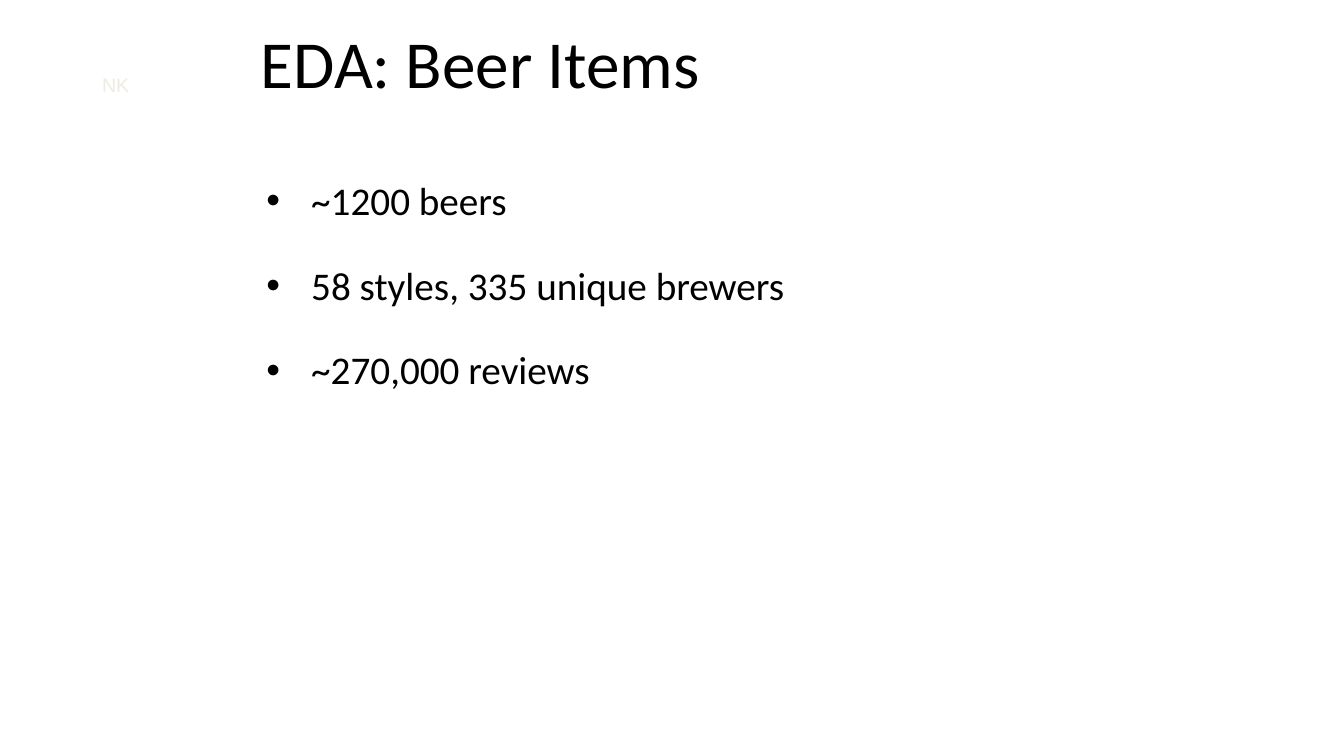
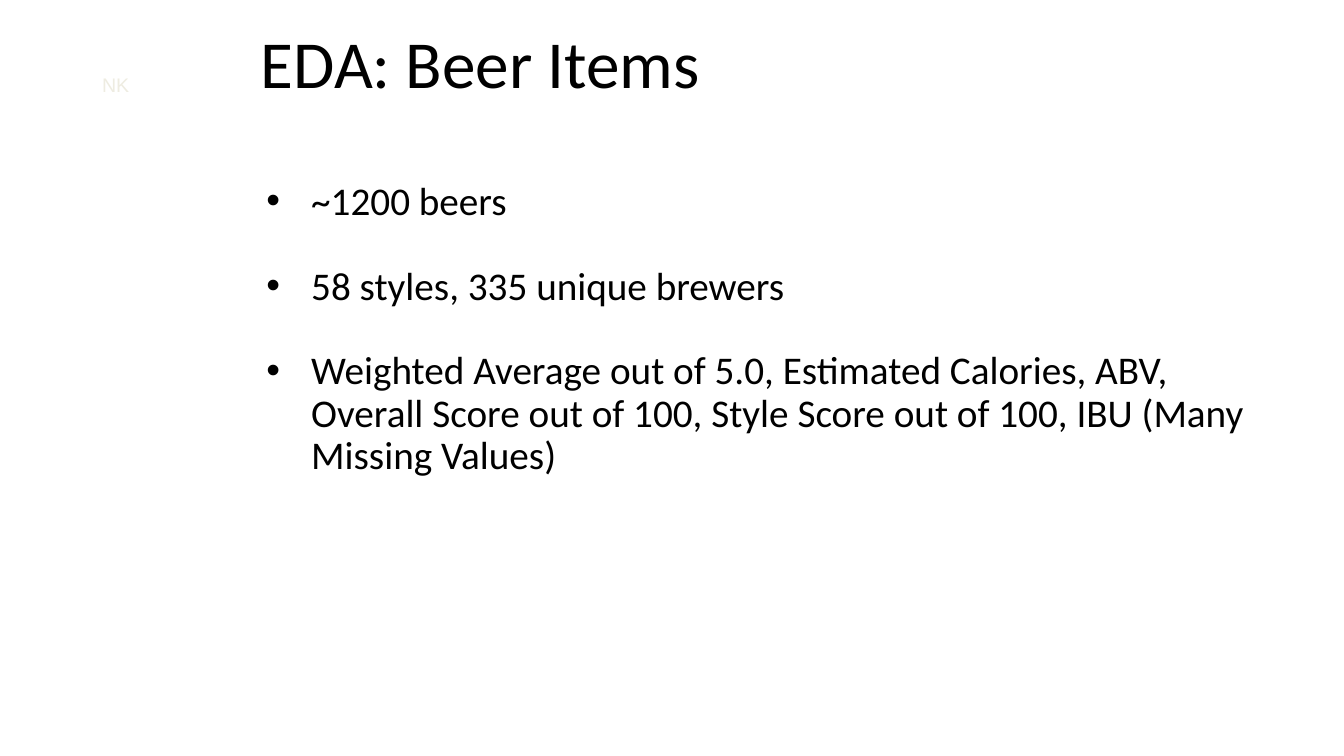
Before and after one commit to nycdatasci/bootcamp007_project, a slide deck: slide 11 of Project5-Capstone/Beerology/Ninkasi Capstone Presentation.pptx. Drawn at 1344x756 pixels with LibreOffice and Linux fonts; fonts in the diff are those of the drawing; background and template pictures are left out. Boxes give left, top, right and bottom in pixels: in the first picture for what was removed or moved away, otherwise in the second. Text is boxed around its words. In the diff, an @@ line names an element or a change of style, - is before the commit and + after.

```diff
--- a/Project5-Capstone/Beerology/Ninkasi Capstone Presentation.pptx
+++ b/Project5-Capstone/Beerology/Ninkasi Capstone Presentation.pptx
@@ text at <box>311,356,1244,476</box>: text changed @@
-• ~270,000 reviews
+• Weighted Average out of 5.0, Estimated Calories, ABV, Overall Score out of 100, Style Score out of 100, IBU (Many Missing Values)
```
Also in this commit, not shown: 12 other slides changed, 1 other file.
